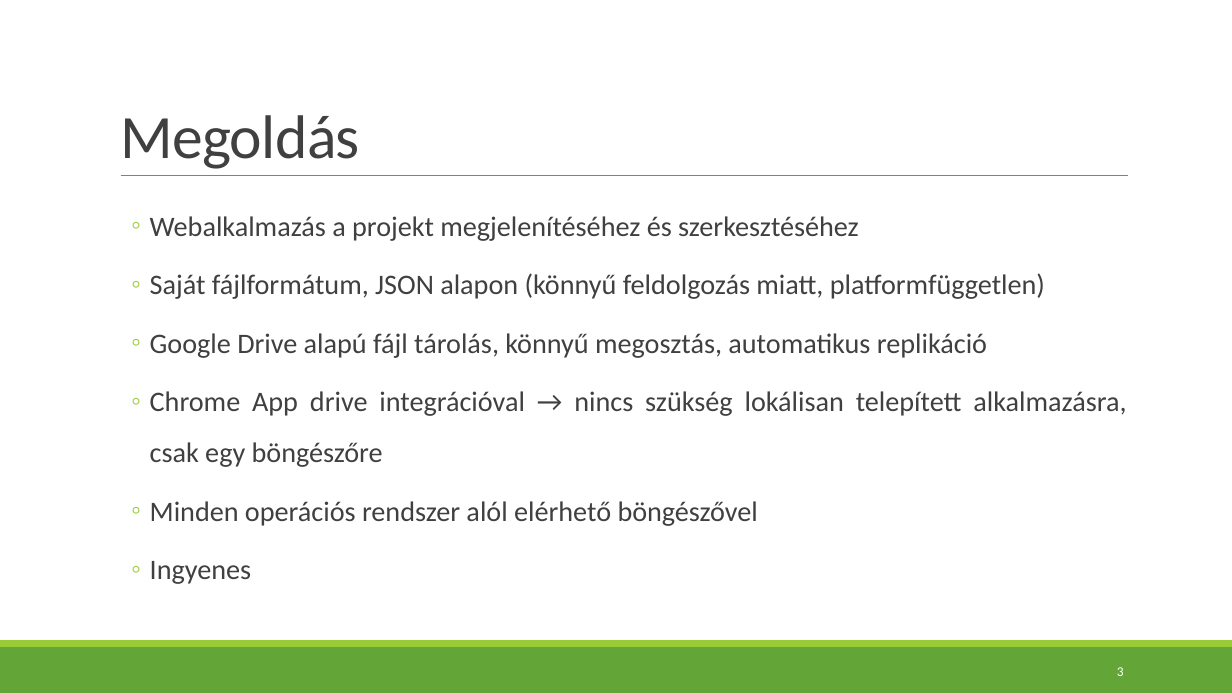
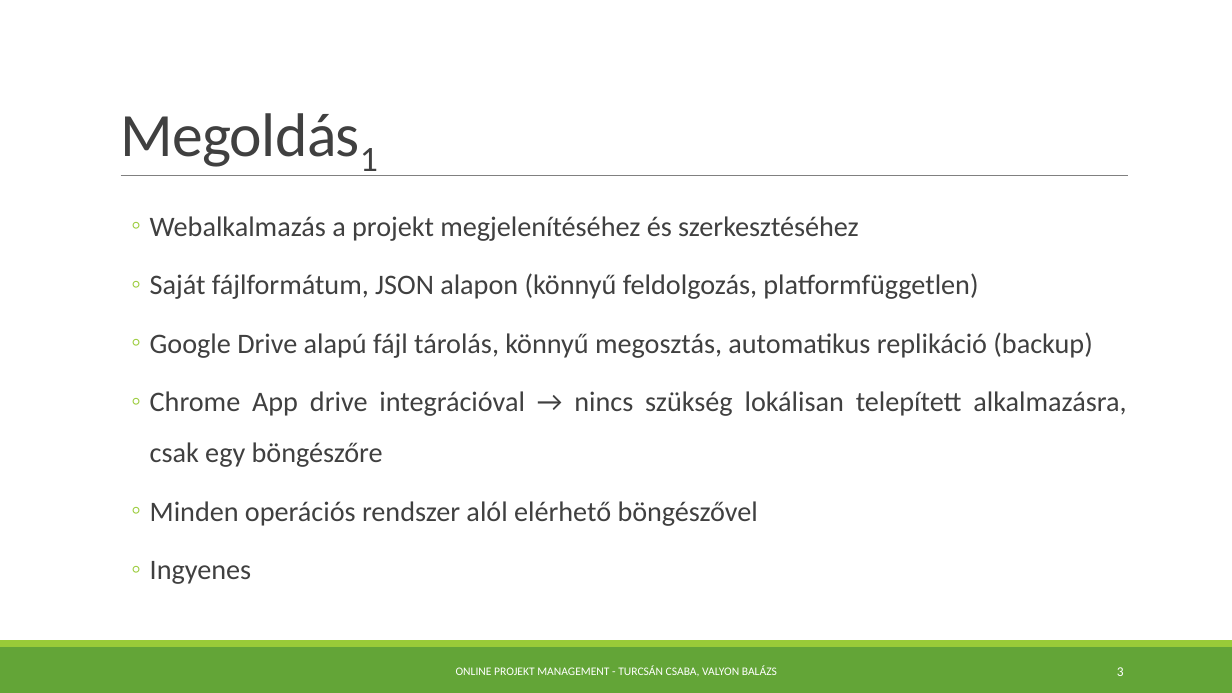
Before and after one commit to valyonbalazs/softarch, a slide deck: slide 3 of specification/prezentacio_v01.pptx. Drawn at 1232x693 pixels with LibreOffice and Linux fonts; fonts in the diff are those of the drawing. Boxes give left, top, right and bottom in pixels: in the first picture for what was removed or moved away, otherwise in the second. Text is boxed around its words. In the diff, an @@ line names an element or a change of style, - is before the commit and + after.

```diff
--- a/specification/prezentacio_v01.pptx
+++ b/specification/prezentacio_v01.pptx
@@ title at [120,115,360,169]: text changed @@
-Megoldás
+Megoldás1
@@ text at [150,273,1092,358]: text changed @@
-  ◦ Saját fájlformátum, JSON alapon (könnyű feldolgozás miatt, platformfüggetlen)
-  ◦ Google Drive alapú fájl tárolás, könnyű megosztás, automatikus replikáció
+  ◦ Saját fájlformátum, JSON alapon (könnyű feldolgozás, platformfüggetlen)
+  ◦ Google Drive alapú fájl tárolás, könnyű megosztás, automatikus replikáció (backup)
@@ text added at [456,666,777,676], 9 pt, text #FFFFFF @@
+ONLINE PROJEKT MANAGEMENT - TURCSÁN CSABA, VALYON BALÁZS
```
Also in this commit, not shown: 7 other slides changed, 1 slide added, 1 slide removed.
